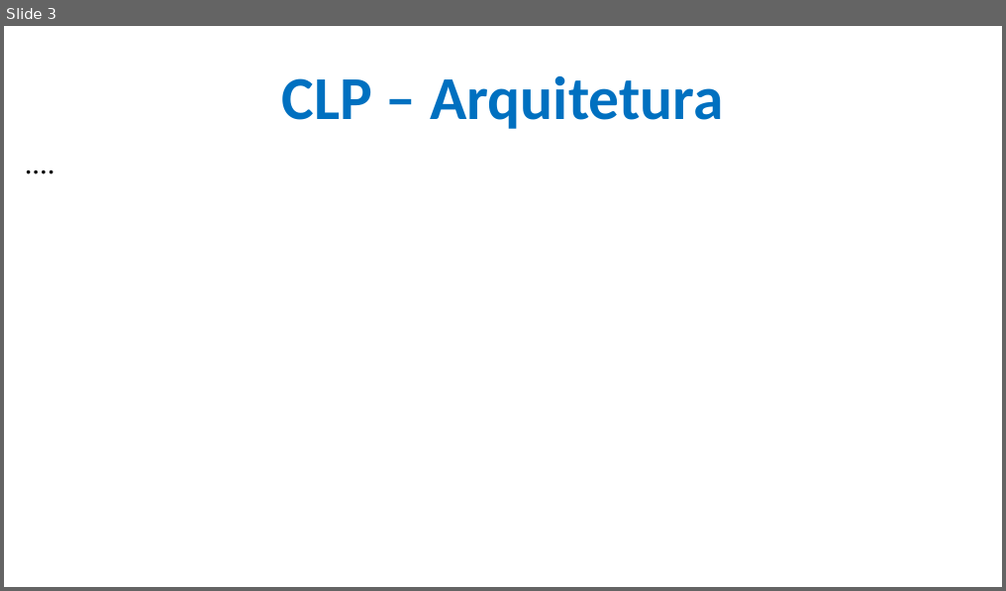
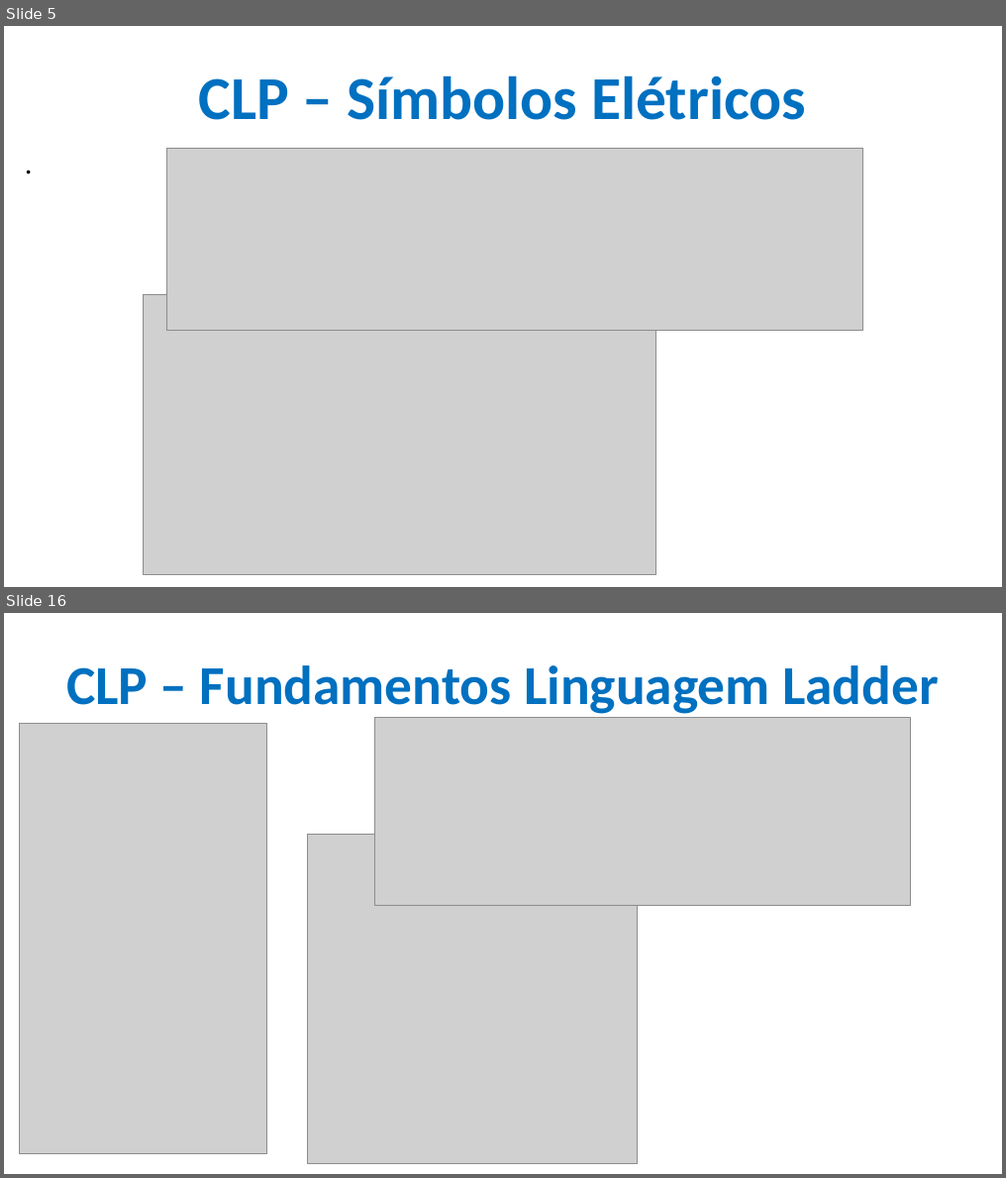
Before and after one commit to CloudEducationBrazil/WydenUniRuyControladoresLogicosProgCLP, a slide deck: 01 Classes/Aula3 - CLP - Programação - Linguagem LADER.pptx. Shown one above the other, each under a label of ours: slide 3 before the commit, slides 5 and 16 after it; the slides between them are not shown. The pictures are 1006x591 and 1006x1178 pixels, drawn with LibreOffice and Linux fonts; fonts in the diff are those of the drawing; grey boxes stand for pictures; background and template pictures are left out. Boxes give left, top, right and bottom in pixels: in the first picture for what was removed or moved away, otherwise in the second. Text is boxed around its words. In the diff, an @@ line names an element or a change of style, - is before the commit and + after.

Commit message:
Disciplina CLP LADDER 27Mar2025

```diff
--- a/01 Classes/Aula3 - CLP - Programação - Linguagem LADER.pptx
+++ b/01 Classes/Aula3 - CLP - Programação - Linguagem LADER.pptx
@@ slide 16 added at (x1=4, y1=613, x2=1002, y2=1174), background picture (left out) @@
@@ title added at (x1=66, y1=665, x2=939, y2=714), 39.6 pt, text #0070C0, bold @@
+CLP – Fundamentos Linguagem Ladder
@@ text added at (x1=20, y1=726, x2=987, y2=1161), 22 pt, text #000000 @@
+.
@@ picture added at (x1=20, y1=724, x2=267, y2=1154) @@
@@ picture added at (x1=375, y1=717, x2=911, y2=905) @@
@@ picture added at (x1=307, y1=835, x2=638, y2=1164) @@
@@ what was slide 3 is now slide 5 @@
@@ slide 5 changed as well @@
@@ title at (x1=198, y1=76, x2=806, y2=120): text changed @@
-CLP – Arquitetura
+CLP – Símbolos Elétricos
@@ text at (x1=20, y1=139, x2=987, y2=574): text changed @@
-....
+.
@@ picture added at (x1=166, y1=148, x2=862, y2=330) @@
@@ picture added at (x1=144, y1=295, x2=656, y2=574) @@
```
Also in this commit, not shown: 5 other slides changed, 31 other slides added, 11 other files.
